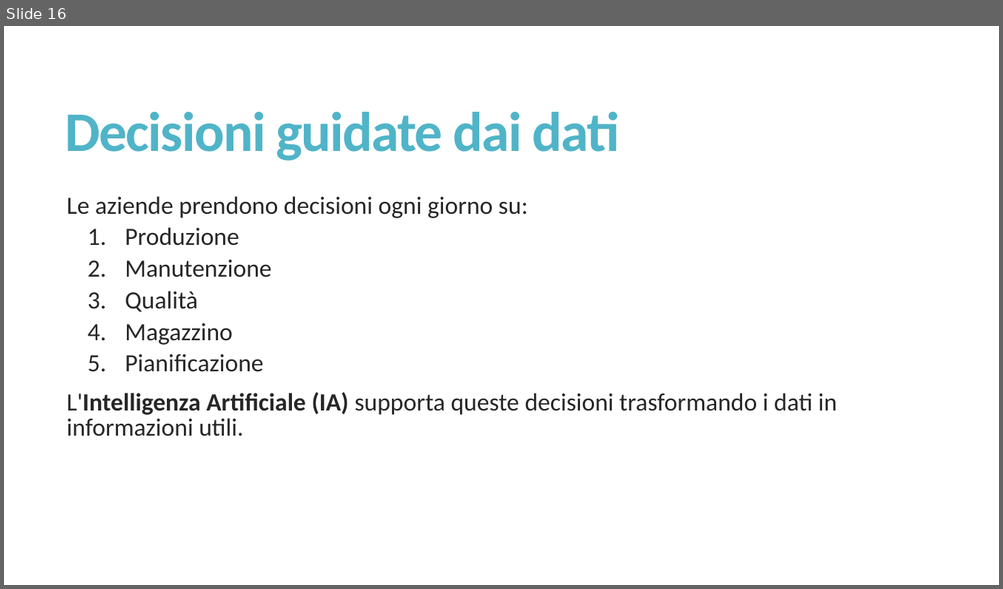
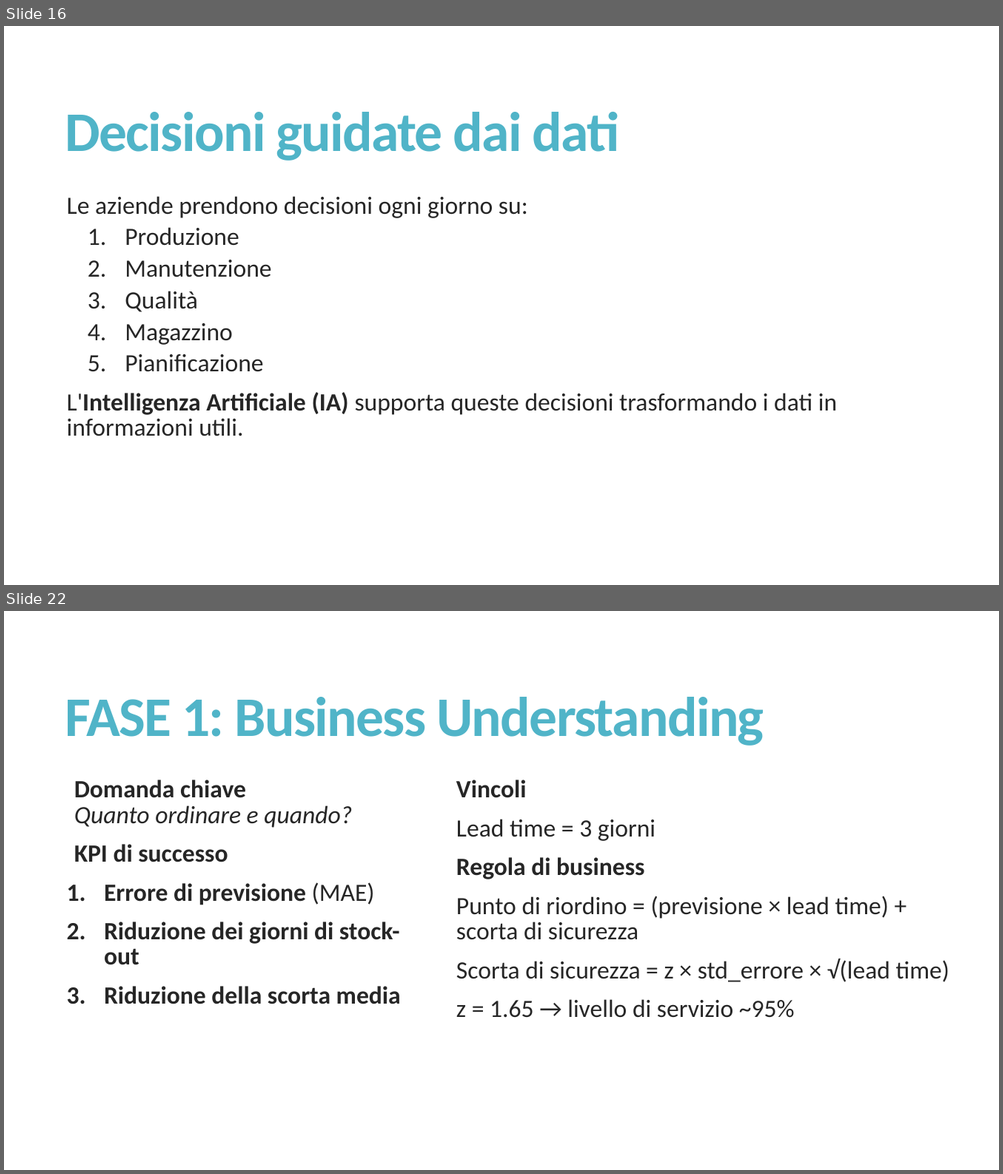
Before and after one commit to misterkilgore/machine_learning_4_pmi, a slide deck: slides/Innovazione con l’IA - Lezione 1.pptx. Shown one above the other, each under a label of ours: slide 16 before the commit, slides 16 and 22 after it; the slides between them are not shown. The pictures are 1003x589 and 1003x1174 pixels, drawn with LibreOffice and Linux fonts; fonts in the diff are those of the drawing. Boxes give left, top, right and bottom in pixels: in the first picture for what was removed or moved away, otherwise in the second. Text is boxed around its words. In the diff, an @@ line names an element or a change of style, - is before the commit and + after.

```diff
--- a/slides/Innovazione con l’IA - Lezione 1.pptx
+++ b/slides/Innovazione con l’IA - Lezione 1.pptx
@@ slide 22 added at box(4, 611, 999, 1170), background #FFFFFF @@
@@ title added at box(65, 697, 764, 746), 54 pt, text #50B4C8, bold @@
+FASE 1: Business Understanding
@@ text added at box(74, 780, 401, 1005), 24 pt, text #262626, bold @@
+  Domanda chiave
+  Quanto ordinare e quando?
+  KPI di successo
+1. Errore di previsione (MAE)
+2. Riduzione dei giorni di stock-out
+3. Riduzione della scorta media
@@ text added at box(456, 780, 949, 1018), 24 pt, text #262626 @@
+  Vincoli
+  Lead time = 3 giorni
+  Regola di business
+  Punto di riordino = (previsione × lead time) + scorta di sicurezza
+  Scorta di sicurezza = z × std_errore × √(lead time)
+  z = 1.65 → livello di servizio ~95%
```
Also in this commit, not shown: 3 slides changed, 8 other slides added, 1 other file.
